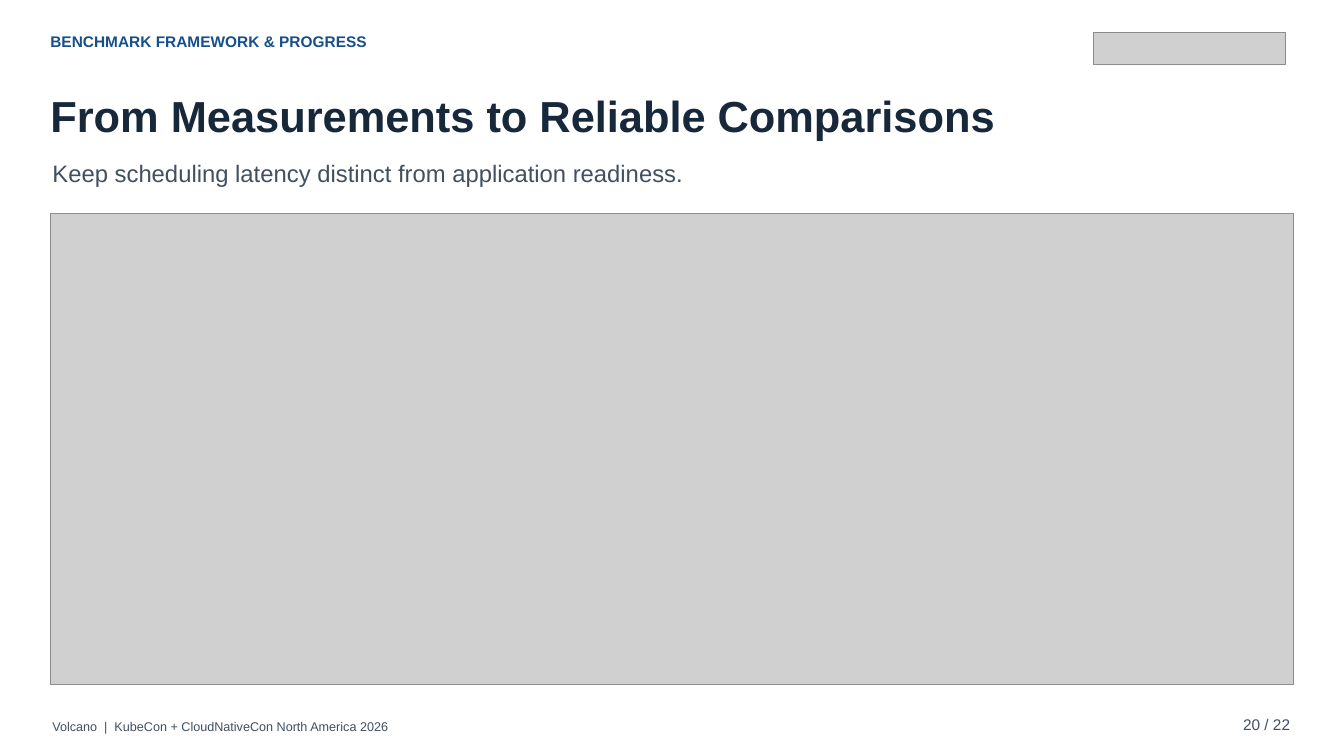
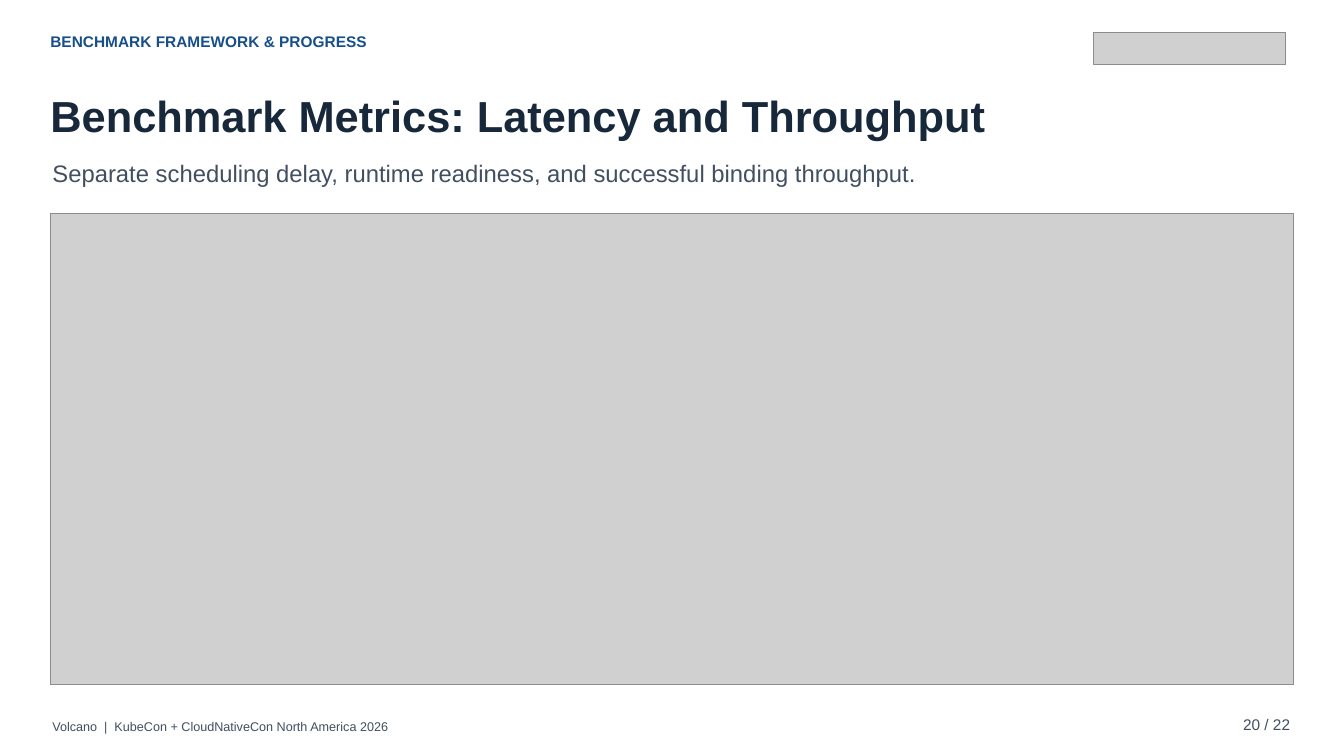
Before and after one commit to JesseStutler/volcano, a slide deck: slide 20 of docs/ppt/Volcano_KubeCon_NA_2026.pptx. Drawn at 1344x756 pixels with LibreOffice and Linux fonts; fonts in the diff are those of the drawing; grey boxes stand for pictures; background and template pictures are left out. Boxes give left, top, right and bottom in pixels: in the first picture for what was removed or moved away, otherwise in the second. Text is boxed around its words. In the diff, an @@ line names an element or a change of style, - is before the commit and + after.

```diff
--- a/docs/ppt/Volcano_KubeCon_NA_2026.pptx
+++ b/docs/ppt/Volcano_KubeCon_NA_2026.pptx
@@ text at box(50, 100, 985, 140): text changed @@
-From Measurements to Reliable Comparisons
+Benchmark Metrics: Latency and Throughput
@@ text at box(52, 164, 915, 187): text changed @@
-Keep scheduling latency distinct from application readiness.
+Separate scheduling delay, runtime readiness, and successful binding throughput.
```
Also in this commit, not shown: 1 other slide changed, 43 other files.
